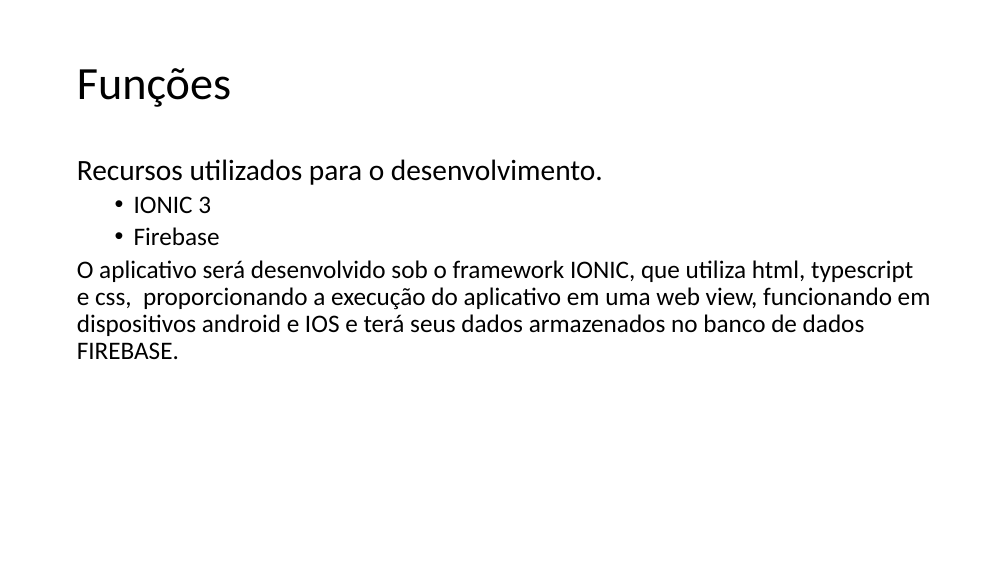
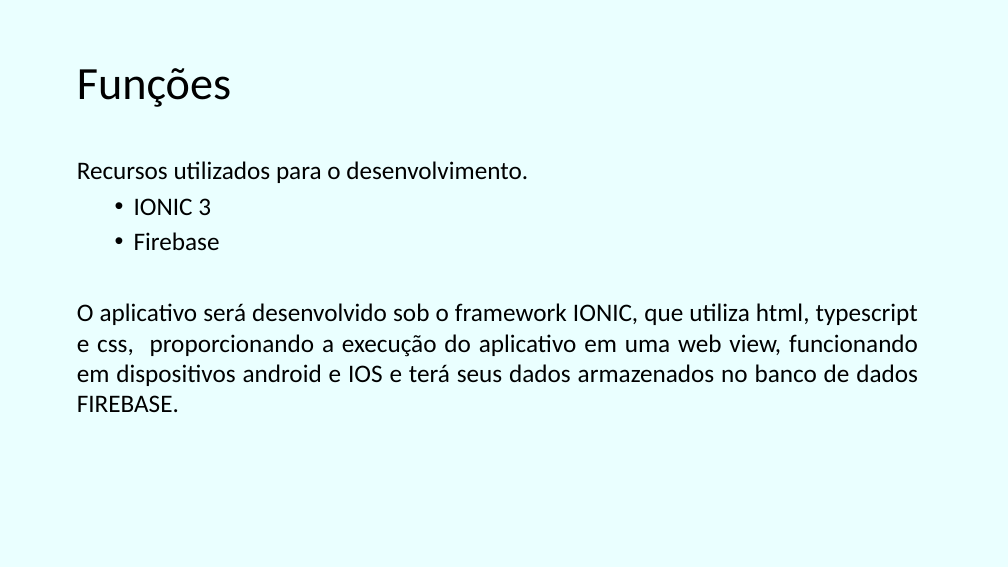
Before and after one commit to IcaroRios/CPBA2017HackatonDesafiosBahia, a slide deck: slide 4 of materiais/Apresentação1.pptx. Drawn at 1008x567 pixels with LibreOffice and Linux fonts; fonts in the diff are those of the drawing. Boxes give left, top, right and bottom in pixels: in the first picture for what was removed or moved away, otherwise in the second. Text is boxed around its words. In the diff, an @@ line names an element or a change of style, - is before the commit and + after.

```diff
--- a/materiais/Apresentação1.pptx
+++ b/materiais/Apresentação1.pptx
@@ background #FFFFFF to #EAFFFF @@
@@ text "Recursos utilizados para o desenvolvimento." at [77, 161, 918, 412]: size 28 to 24 pt in "Recursos utilizados para o desenvolvimento."; alignment left to justified; line spacing 0.9 to 28.8pt @@
```
Also in this commit, not shown: 2 other slides changed, 1 slide added, 2 slides removed, 1 other file.
